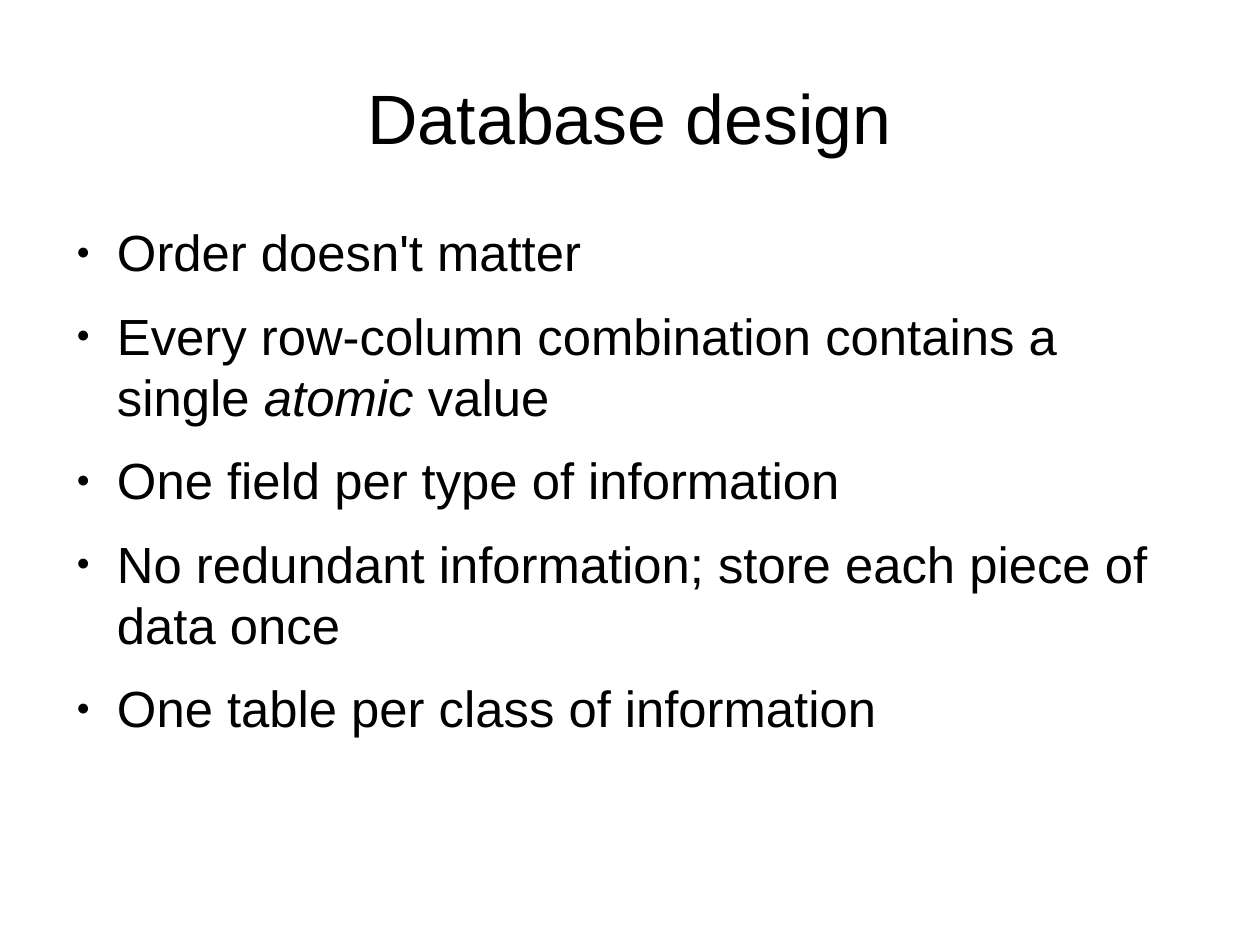
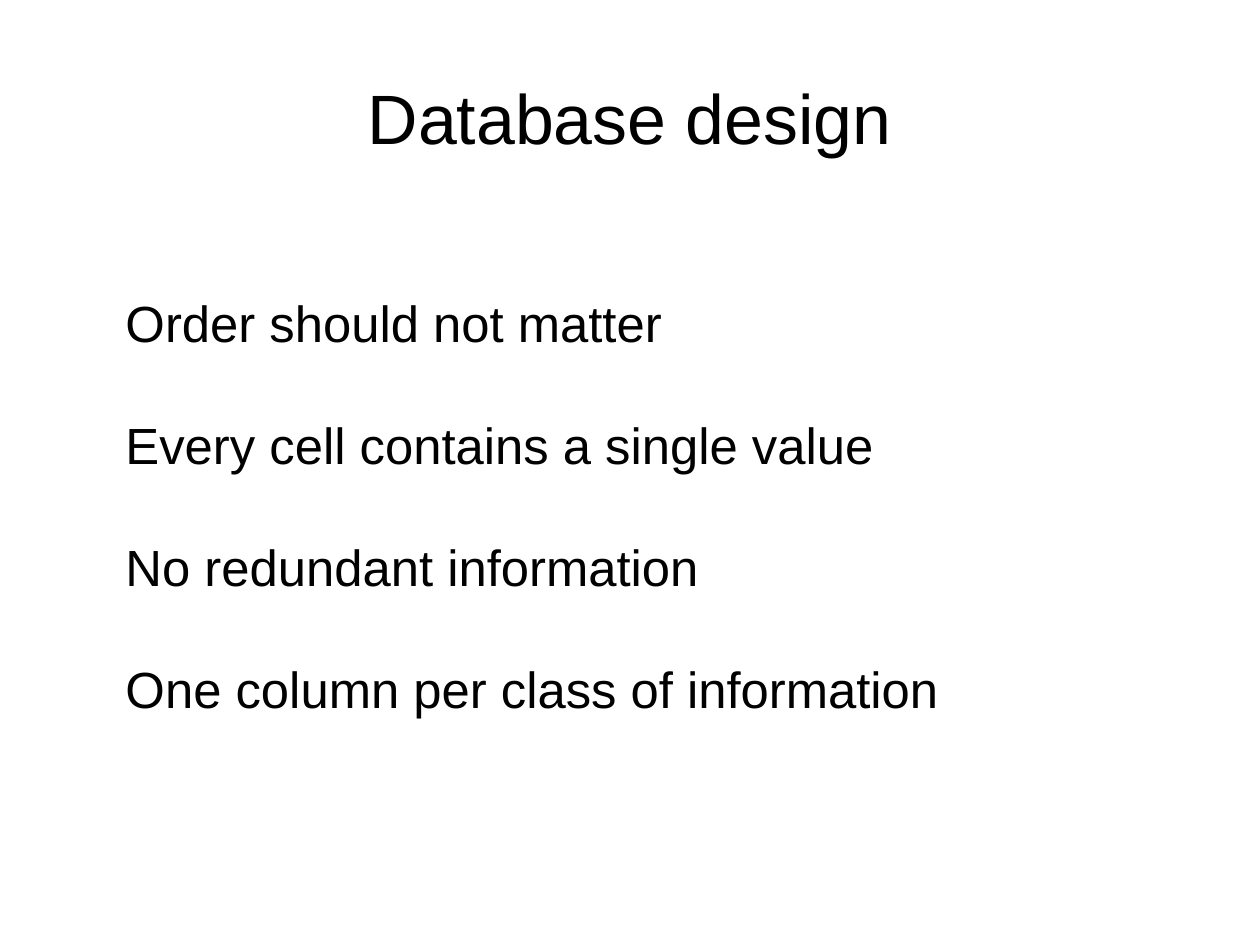
Before and after one commit to cliburn/workshop-swc, a slide deck: slide 2 of lessons/sql/sql.odp. Drawn at 1260x945 pixels with LibreOffice and Linux fonts; fonts in the diff are those of the drawing. Boxes give left, top, right and bottom in pixels: in the first picture for what was removed or moved away, otherwise in the second. Text is boxed around its words. In the diff, an @@ line names an element or a change of style, - is before the commit and + after.

```diff
--- a/lessons/sql/sql.odp
+++ b/lessons/sql/sql.odp
@@ text at (x1=125, y1=305, x2=938, y2=718): text changed @@
-● Order doesn't matter
-● Every row-column combination contains a single atomic value
-● One field per type of information
-● No redundant information; store each piece of data once
-● One table per class of information
+Order should not matter
+Every cell contains a single value
+No redundant information
+One column per class of information
```
Also in this commit, not shown: 1 other slide changed, 1 slide added.
